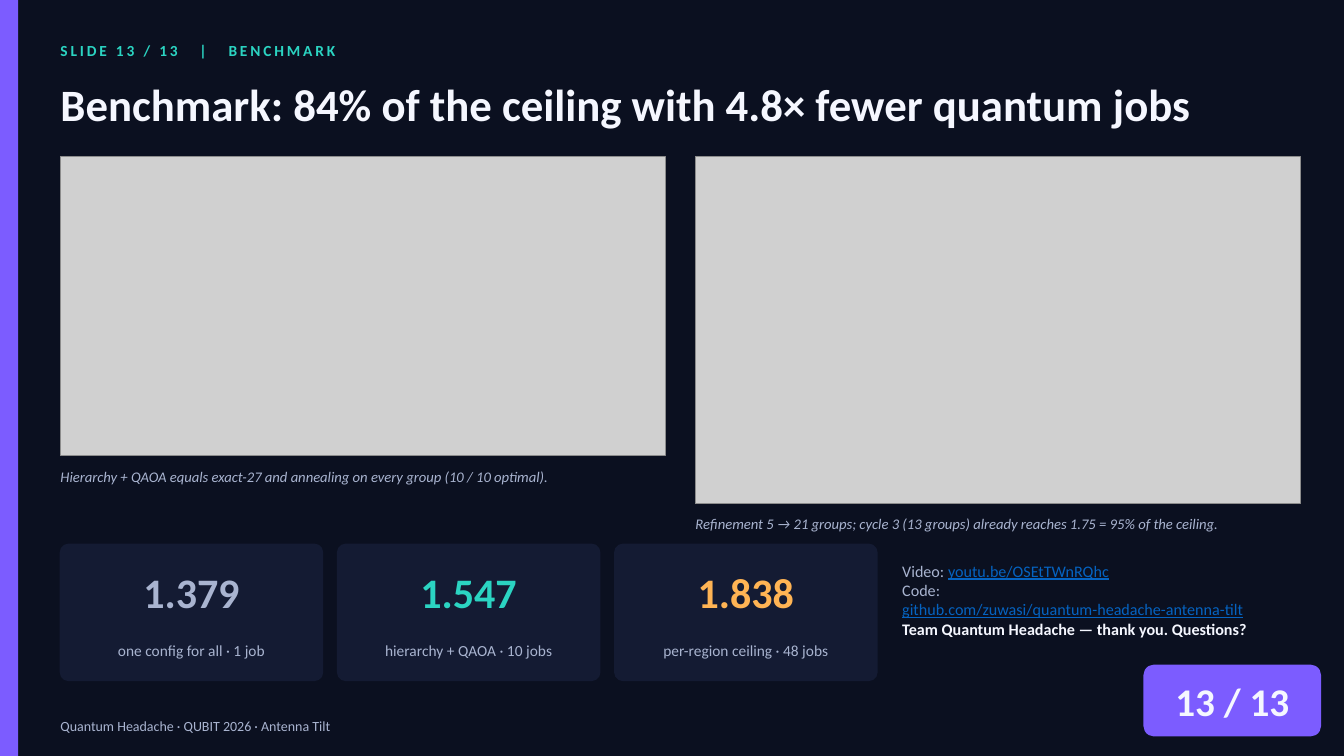
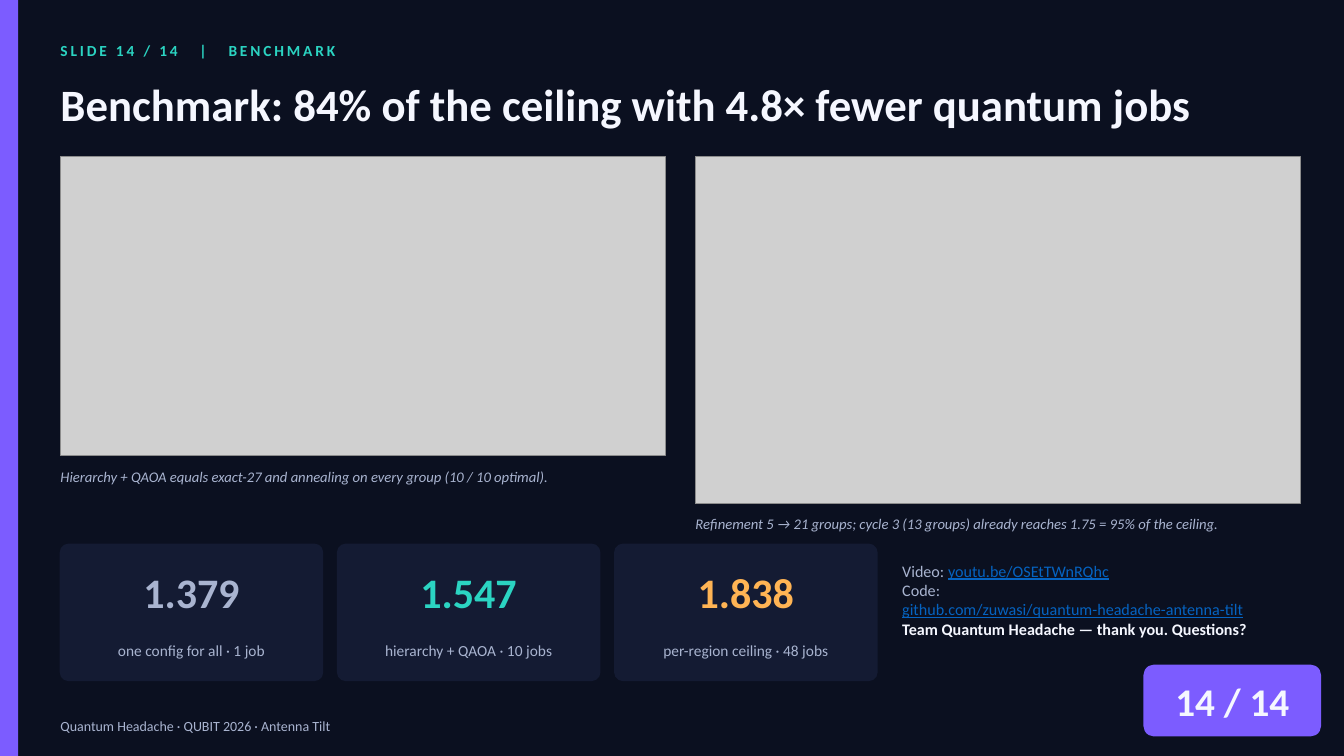
Before and after one commit to zuwasi/quantum-headache-antenna-tilt, a slide deck: slide 14 of presentation/QuantumHeadache_AntennaTilt.pptx (slide 13 before the commit). Drawn at 1344x756 pixels with LibreOffice and Linux fonts; fonts in the diff are those of the drawing; grey boxes stand for pictures. Boxes give left, top, right and bottom in pixels: in the first picture for what was removed or moved away, otherwise in the second. Text is boxed around its words. In the diff, an @@ line names an element or a change of style, - is before the commit and + after.

Commit message:
Add slide 13: why quantum at 1000 qubits (classical tools vs a real 1000-qubit machine); deck is now 14 slides
Amp-Thread-ID: https://ampcode.com/threads/T-01a0805d-dcde-7427-ab00-0cf6a7ee8b26

```diff
--- a/presentation/QuantumHeadache_AntennaTilt.pptx
+++ b/presentation/QuantumHeadache_AntennaTilt.pptx
@@ text at (60, 46, 336, 56): text changed @@
-SLIDE 13 / 13 | BENCHMARK
+SLIDE 14 / 14 | BENCHMARK
@@ text at (1175, 690, 1290, 716): text changed @@
-13 / 13
+14 / 14
```
Also in this commit, not shown: 12 other slides changed, 1 slide added, 3 other files.
